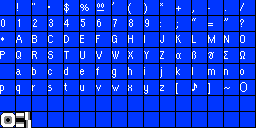
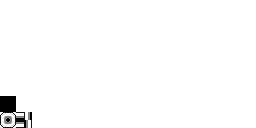
Before/after of a (256, 128) layered artwork. What changed in the layer stack:
painted on "Layer 9" over [0,96,15,111]
hid "Pattern Fill 1" over [0,0,256,128]
hid "Layer 1" over [0,0,256,128]
